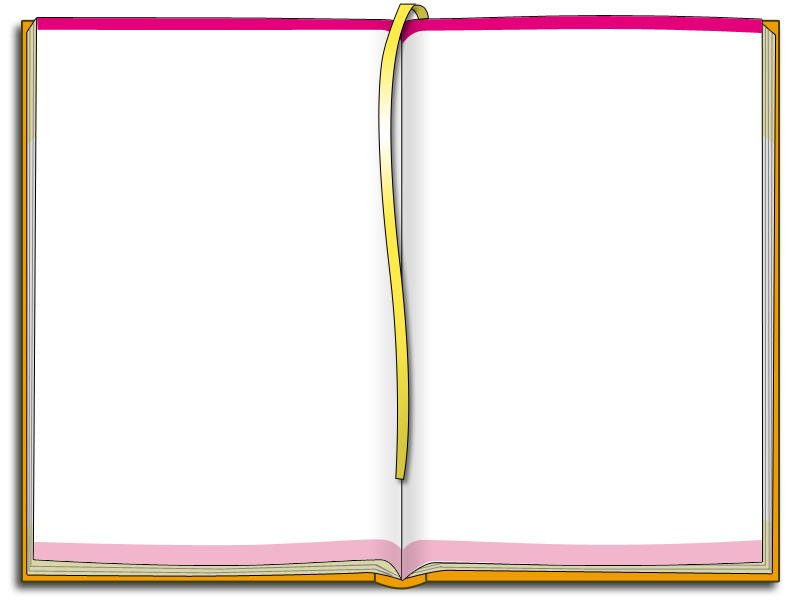
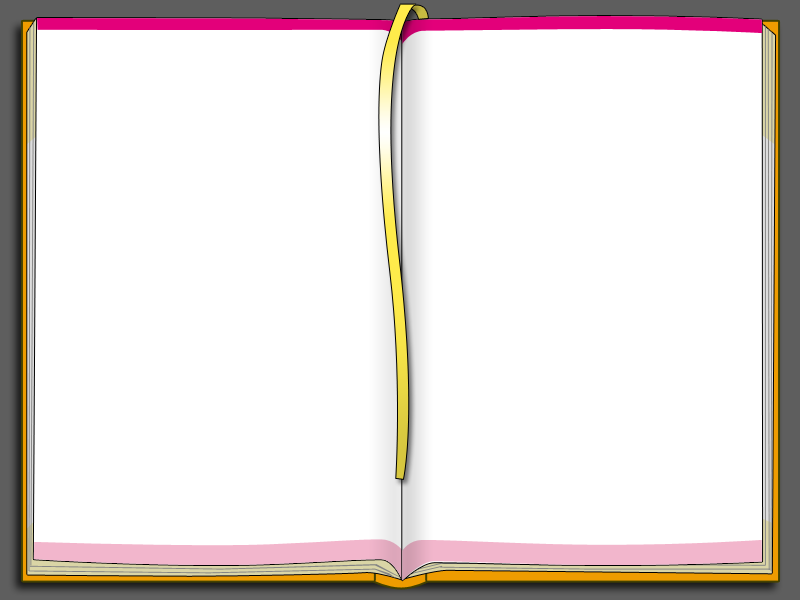
Comparing the layer stacks of the two 800 × 600 images. Changes:
showed "Фигура 1" over left=0, top=0, right=800, bottom=600
